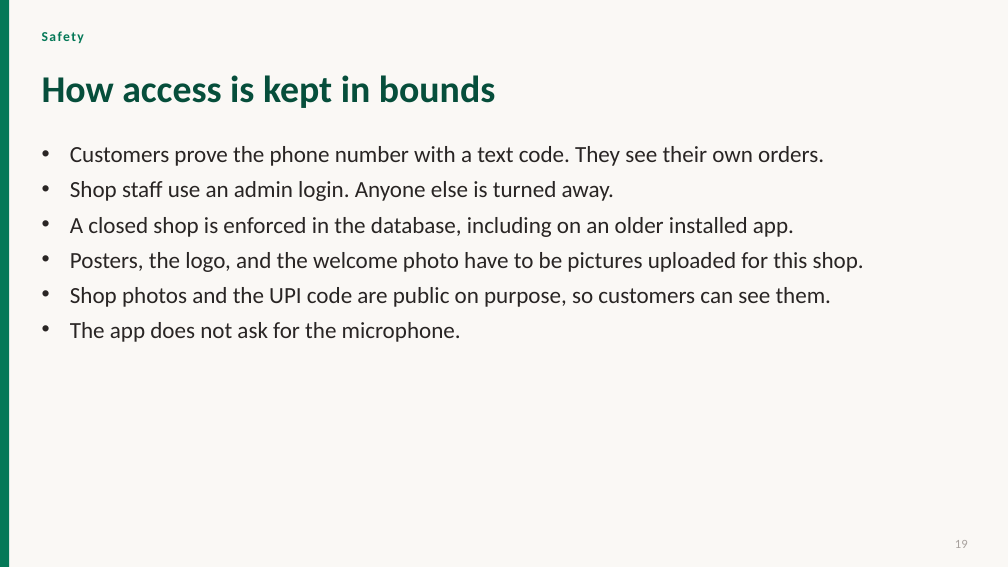
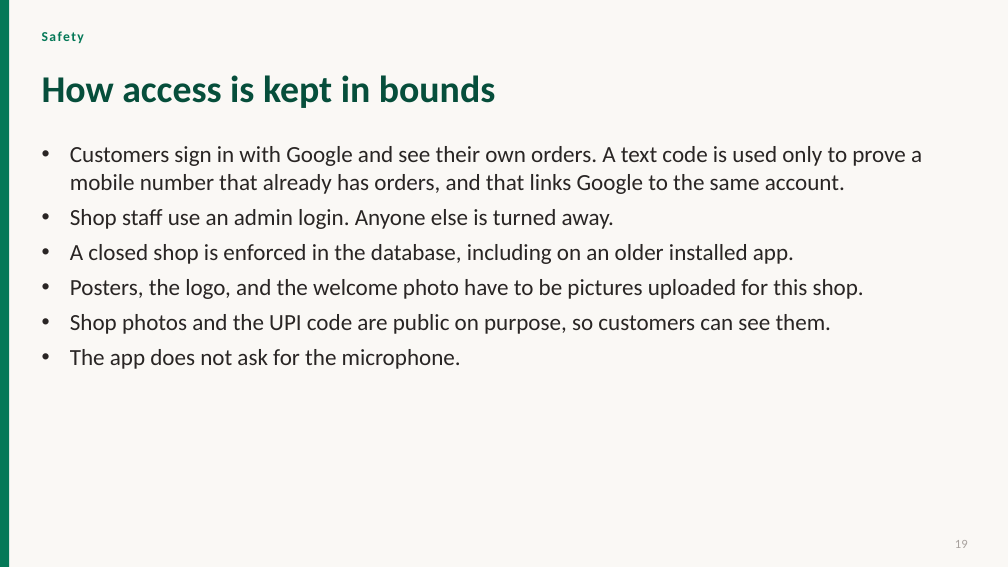
Before and after one commit to ragavan-Aihub/Order-app, a slide deck: slide 19 of docs/pdf/Project-Presentation.pptx. Drawn at 1008x567 pixels with LibreOffice and Linux fonts; fonts in the diff are those of the drawing. Boxes give left, top, right and bottom in pixels: in the first picture for what was removed or moved away, otherwise in the second. Text is boxed around its words. In the diff, an @@ line names an element or a change of style, - is before the commit and + after.

```diff
--- a/docs/pdf/Project-Presentation.pptx
+++ b/docs/pdf/Project-Presentation.pptx
@@ text at [70,146,922,194]: text changed @@
-• Customers prove the phone number with a text code. They see their own orders.
+• Customers sign in with Google and see their own orders. A text code is used only to prove a mobile number that already has orders, and that links Google to the same account.
```
Also in this commit, not shown: 4 other slides changed, 34 other files.
